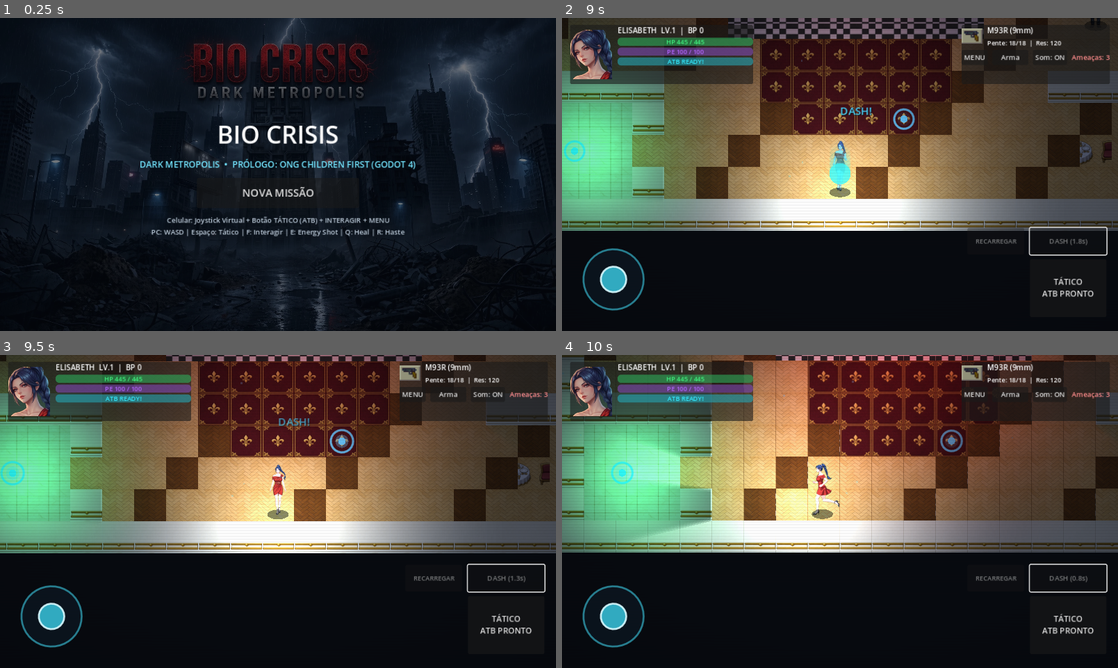
Above: before the commit, frames 1-4 (two rows, left to right).
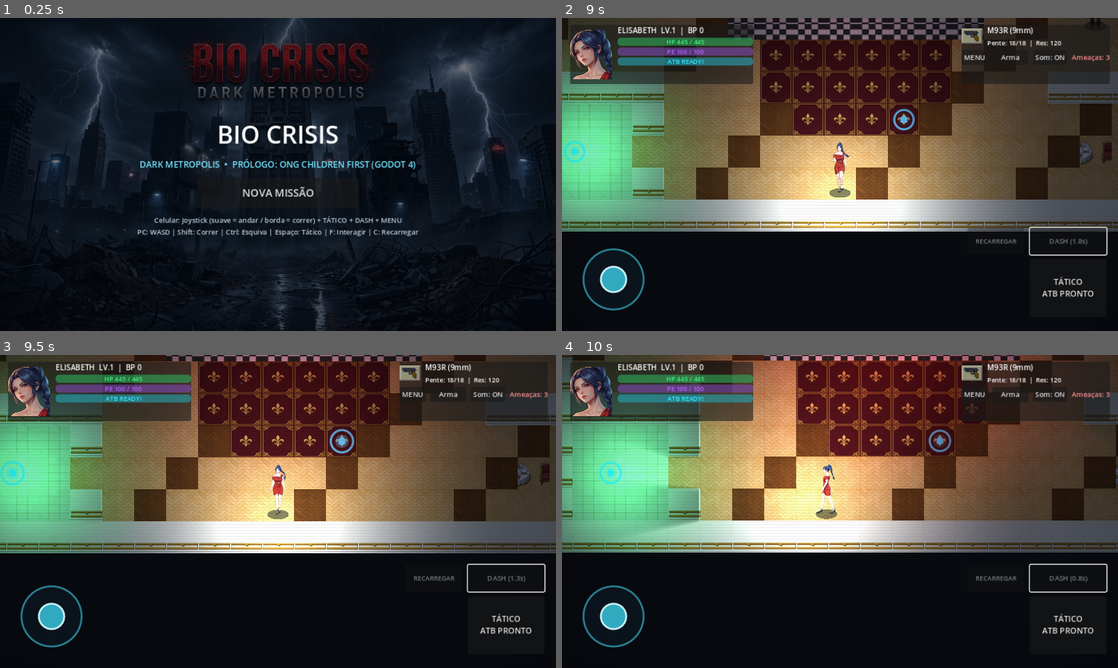
Above: after the commit, the same moments.

Repository: Edsephiroth/Bio-Crisis
Game: Godot game, scene res://src/ui/title_screen.tscn
The game is run twice, just before and just after one commit, with the same random seed, the same clock (stepped at 60 frames per second) and the same inputs. Sound files missing from this copy of the repository are replaced by a short silence.
Inputs (mouse positions are in pixels of both pictures, inside the frame that each line leads up to):
- Up to frame 1 (0.25 s): no input
- Up to frame 2 (9 s): click "NOVA MISSÃO" at 0.5 s; tap Enter (ui_accept) at 1.25, 8 s; drag from (612, 280) to (895, 105) at 1.27 s; click "Arma" at 2 s; click "Som: ON" at 2.75 s; click "TÁTICO ATB PRONTO" at 3.5 s; click "CONTINUAR ▶" at 4.25 s; click "FECHAR ✓" at 5 s; click "MENU" at 5.75 s; drag from (728, 190) to (812, 237) at 6.52 s; move the mouse to (895, 105) at 7.27 s; hold D (move_right) 7.28-8 s; hold Ctrl (dash, bound only after the commit) 7.28-8 s; tap Shift (dash, bound only before the commit) at 7.55 s; drag from (812, 237) to (673, 127) at 8.02 s; click "DASH (ESQUIVA)" at 8.75 s
- Up to frame 3 (9.5 s): no input
- Up to frame 4 (10 s): move the mouse to (1006, 558) at 9.52 s; hold A (move_left) from 9.53 s (still down); hold F (interact) from 9.53 s (still down); tap Enter (ui_accept) at 9.77 s; tap Shift (dash, bound only before the commit) at 9.8 s

The runs differ from the first frame. In frame 1, 1.1% of the frame differs, in the area x 24-76%, y 63-70%; in frame 2, 4.7%; in frame 3, 0.1%; in frame 4, 12%, in the area x 0-100%, y 0-64%.

Commit message:
feat(movement): hold Shift to run, Ctrl for grounded VFX-free evade using accelerated run frames

Diff:
--- a/project.godot
+++ b/project.godot
@@ -83,9 +83,14 @@
 , Object(InputEventKey,"resource_local_to_scene":false,"resource_name":"","device":-1,"window_id":0,"alt_pressed":false …(186 unchanged characters)…
 ]
 }
+run={
+"deadzone": 0.2,
+"events": [Object(InputEventKey,"resource_local_to_scene":false,"resource_name":"","device":-1,"window_id":0,"alt_pressed":false,"shift_pressed":false,"ctrl_pressed":false,"meta_pressed":false,"pressed":false,"keycode":0,"physical_keycode":4194325,"key_label":0,"unicode":0,"location":0,"echo":false,"script":null)
+]
+}
 dash={
 "deadzone": 0.2,
-"events": [Object(InputEventKey,"resource_local_to_scene":fa …(146 unchanged characters)… se,"keycode":0,"physical_keycode":4194325,"key_label":0,"unicode":0,"location":0,"echo":false,"script":null)
+"events": [Object(InputEventKey,"resource_local_to_scene":fa …(146 unchanged characters)… se,"keycode":0,"physical_keycode":4194326,"key_label":0,"unicode":0,"location":0,"echo":false,"script":null)
 ]
 }
 reload={
--- a/src/entities/player/elisabeth.gd
+++ b/src/entities/player/elisabeth.gd
@@ -4,9 +4,9 @@
 const WALK_SHEET: Texture2D = preload("res://assets/sprites/elisabeth_sheet.png")
 const RUN_SHEET: Texture2D = preload("res://assets/sprites/elisabeth_run_sheet.png")
 
-@export var walk_speed: float = 165.0
-@export var run_speed: float = 218.0
-@export var dash_speed: float = 470.0
+@export var walk_speed: float = 155.0
+@export var run_speed: float = 225.0
+@export var dash_speed: float = 440.0
 
 @onready var sprite: Sprite2D = $Sprite2D
 @onready var flashlight: PointLight2D = $Flashlight
@@ -23,7 +23,6 @@
 var dash_timer: float = 0.0
 var dash_dir: Vector2 = Vector2.DOWN
 var dash_cooldown: float = 0.0
-var afterimages: Array[Dictionary] = []
 
 var shake_intensity: float = 0.0
 var shake_timer: float = 0.0
@@ -48,10 +47,13 @@
 	if input_vec.length() < 0.05 and GameState.virtual_move_vector.length() > 0.05:
 		input_vec = GameState.virtual_move_vector
 	dash_dir = input_vec.normalized() if input_vec.length() > 0.1 else facing_dir
-	dash_timer = 0.22
+	if absf(dash_dir.x) > absf(dash_dir.y):
+		dir_row = 3 if dash_dir.x > 0.0 else 2
+	else:
+		dir_row = 0 if dash_dir.y > 0.0 else 1
+	dash_timer = 0.24
 	dash_cooldown = 2.0
-	AudioManager.play_sfx("dash", -2.5, 0.06)
-	EventBus.floating_text_requested.emit("DASH!", global_position + Vector2(0, -48), Color(0.35, 0.95, 1.0))
+	AudioManager.play_sfx("dash", -4.0, 0.06)
 
 
 func _on_screen_shake(intensity: float, duration: float) -> void:
@@ -72,12 +74,6 @@
 func _process(delta: float) -> void:
 	if dash_cooldown > 0.0 and not GameState.is_world_paused():
 		dash_cooldown = maxf(0.0, dash_cooldown - delta)
-
-	for i in range(afterimages.size() - 1, -1, -1):
-		afterimages[i]["ttl"] = float(afterimages[i]["ttl"]) - delta
-		if float(afterimages[i]["ttl"]) <= 0.0:
-			afterimages.remove_at(i)
-		queue_redraw()
 
 	if shake_timer > 0.0:
 		shake_timer = maxf(0.0, shake_timer - delta)
@@ -112,22 +108,29 @@
 		velocity = Vector2.ZERO
 		return
 
+	# Subtle tint only for negative status ailments
+	if GameState.poison_timer > 0.0:
+		sprite.modulate = Color(0.75, 1.15, 0.72, 1.0)
+	elif GameState.stiff_timer > 0.0:
+		sprite.modulate = Color(0.7, 0.8, 1.2, 1.0)
+	else:
+		sprite.modulate = Color.WHITE
+
+	# Realistic evade/sprint burst: faster run animation frames, no supernatural VFX
 	if dash_timer > 0.0:
 		dash_timer -= delta
 		velocity = dash_dir * dash_speed
 		move_and_slide()
 		_set_sheet_mode("run")
-		sprite.modulate = Color(0.55, 0.95, 1.25, 0.85)
-		afterimages.append({"pos": Vector2.ZERO, "world_pos": global_position, "ttl": 0.16})
-		queue_redraw()
-		return
-	else:
-		if GameState.poison_timer > 0.0:
-			sprite.modulate = Color(0.75, 1.15, 0.72, 1.0)
-		elif GameState.stiff_timer > 0.0:
-			sprite.modulate = Color(0.7, 0.8, 1.2, 1.0)
-		else:
-			sprite.modulate = Color.WHITE
+		sprite.scale = Vector2(0.76, 0.76)
+		sprite.position = Vector2(0, -34)
+		anim_timer += delta * 24.0
+		if anim_timer >= 1.0:
+			anim_timer -= 1.0
+			anim_frame = (anim_frame + 1) % 8
+		sprite.frame = dir_row * 8 + anim_frame
+		flashlight.position = Vector2(0, -18) + dash_dir * 34.0
+		return
 
 	var input_vec: Vector2 = Input.get_vector("move_left", "move_right", "move_up", "move_down")
 	var using_joy: bool = false
@@ -139,10 +142,10 @@
 	if raw_len > 1.0:
 		input_vec = input_vec.normalized()
 
-	var enemies_present: bool = not get_tree().get_nodes_in_group("enemies").is_empty()
-	var is_running: bool = enemies_present or (not using_joy) or raw_len > 0.65
-
-	var speed_mult: float = 1.40 if GameState.haste_timer > 0.0 else 1.0
+	# Hold Shift on PC (or push virtual joystick > 75% on mobile) to run; otherwise walk
+	var is_running: bool = (raw_len > 0.75) if using_joy else Input.is_action_pressed("run")
+
+	var speed_mult: float = 1.35 if GameState.haste_timer > 0.0 else 1.0
 	if GameState.stiff_timer > 0.0:
 		speed_mult *= 0.55
 
@@ -188,13 +191,7 @@
 	draw_circle(Vector2.ZERO, 16.0, Color(0.0, 0.0, 0.0, 0.45))
 	draw_set_transform(Vector2.ZERO, 0.0, Vector2.ONE)
 
-	# Dash cyan afterimage trails
-	for ai in afterimages:
-		var rel: Vector2 = (ai["world_pos"] as Vector2) - global_position
-		var a: float = clampf(float(ai["ttl"]) / 0.16, 0.0, 1.0) * 0.45
-		draw_circle(rel + Vector2(0, -24), 16.0, Color(0.2, 0.9, 1.0, a))
-
-	# Parasite Eve style tactical targeting dome when paused
+	# Tactical targeting range dome when paused
 	if GameState.is_tactical_paused:
 		var r: float = GameState.get_current_range_px()
 		var is_energy: bool = GameState.tactical_action_mode == "energy_shot"
--- a/src/ui/title_screen.tscn
+++ b/src/ui/title_screen.tscn
@@ -91,6 +91,6 @@
 layout_mode = 2
 modulate = Color(0.82, 0.88, 0.94, 0.9)
 theme_override_font_sizes/font_size = 12
-text = "Celular: Joystick Virtual + Botão TÁTICO (ATB) + INTERAGIR + MENU
-PC: WASD | Espaço: Tático | F: Interagir | E: Energy Shot | Q: Heal | R: Haste"
+text = "Celular: Joystick (suave = andar / borda = correr) + TÁTICO + DASH + MENU
+PC: WASD | Shift: Correr | Ctrl: Esquiva | Espaço: Tático | F: Interagir | C: Recarregar"
 horizontal_alignment = 1
